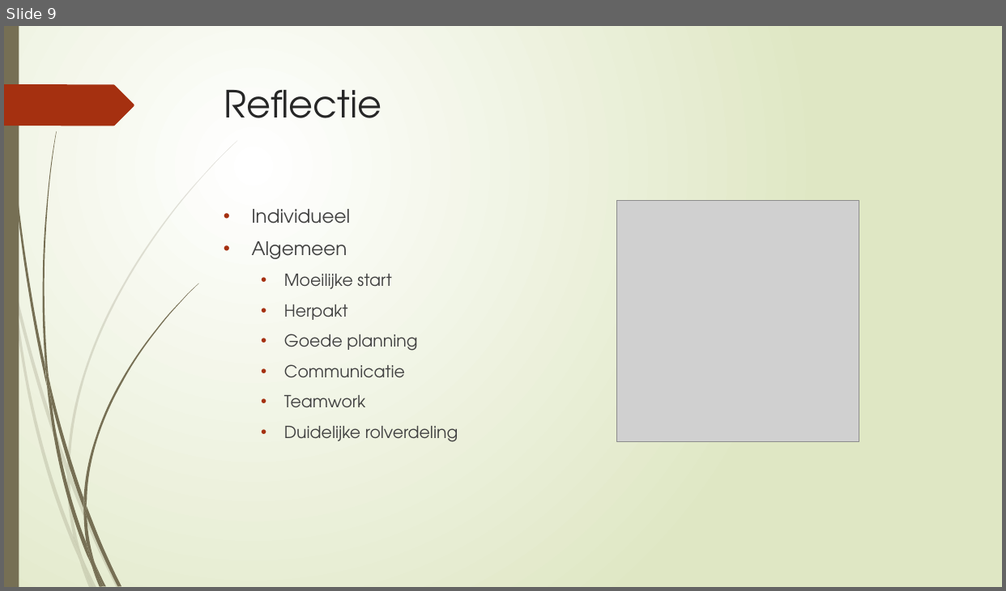
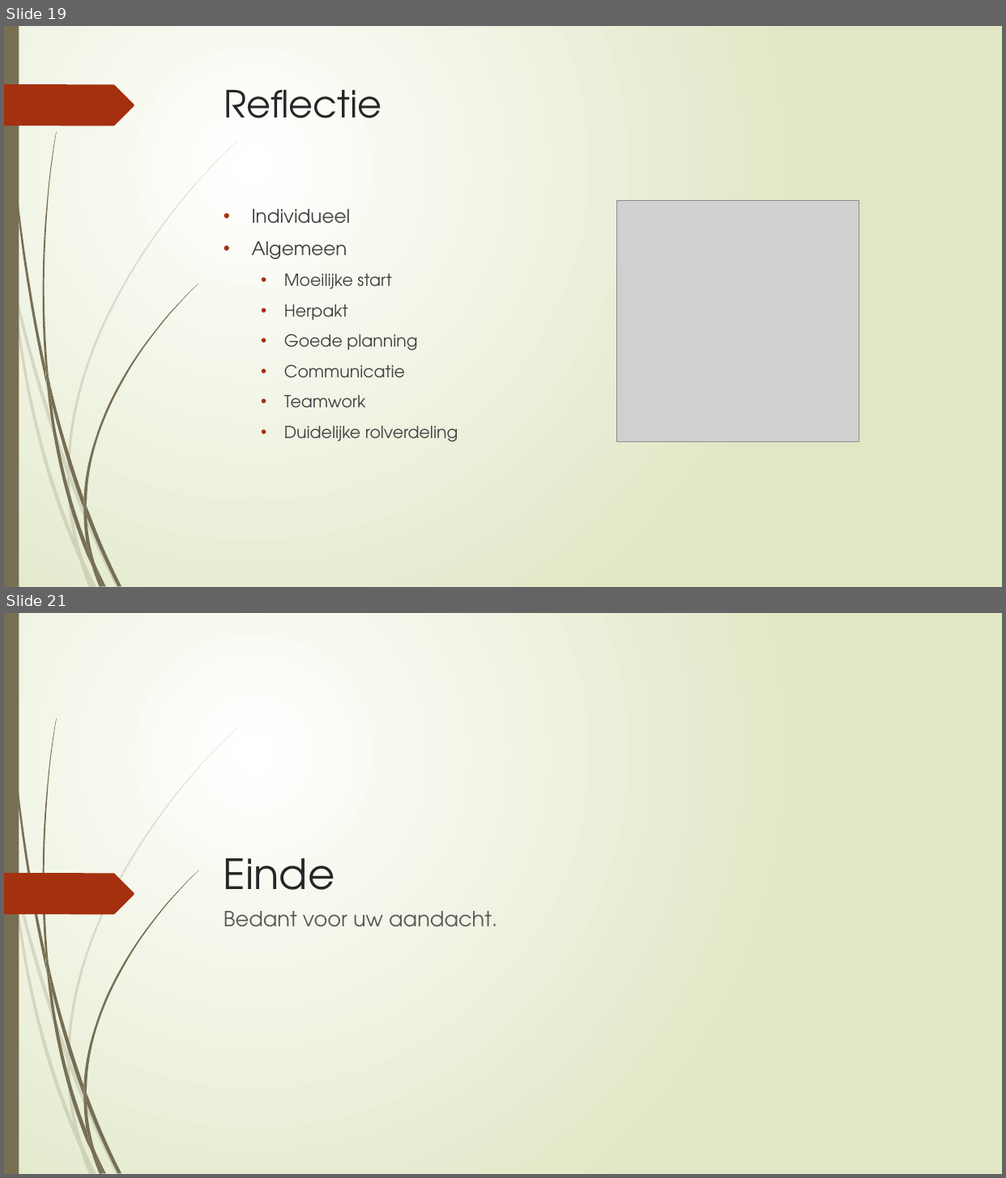
Before and after one commit to pxlit-projects/AppDev05_2016, a slide deck: presentation/Project AppDev.pptx. Shown one above the other, each under a label of ours: slide 9 before the commit, slides 19 and 21 after it; the slides between them are not shown. The pictures are 1006x591 and 1006x1178 pixels, drawn with LibreOffice and Linux fonts; fonts in the diff are those of the drawing; grey boxes stand for pictures. Boxes give left, top, right and bottom in pixels: in the first picture for what was removed or moved away, otherwise in the second. Text is boxed around its words. In the diff, an @@ line names an element or a change of style, - is before the commit and + after.

```diff
--- a/presentation/Project AppDev.pptx
+++ b/presentation/Project AppDev.pptx
@@ slide 21 added at (x1=4, y1=613, x2=1002, y2=1174), background gradient #FFFFFF to #DFE8C4; not listed: 23 template elements that a slide beside it also shows @@
@@ freeform shape added at (x1=4, y1=874, x2=134, y2=914), fill #A53010 @@
@@ title added at (x1=224, y1=858, x2=335, y2=890), 40 pt, text #262626 @@
+Einde
@@ text added at (x1=224, y1=911, x2=497, y2=927), 20 pt, text #595959 @@
+Bedant voor uw aandacht.
@@ what was slide 9 is now slide 19 @@
```
Also in this commit, not shown: 4 slides changed, 10 other slides added, 1 other file.
